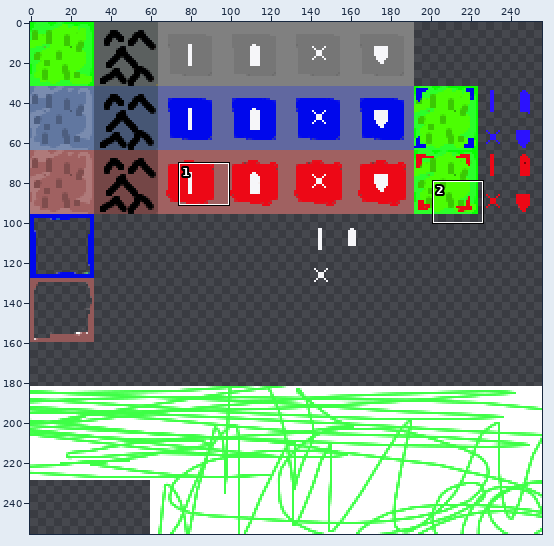
Two versions of one sprite sheet, assets/tiles.png. The picture above shows the old version from afar; the outline marks the close-up.
Close-up. Before the commit:
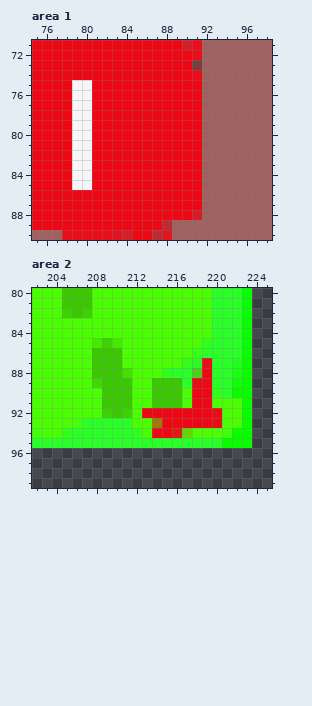
The file is 256x256 pixels. Pixels under 10% opacity are left out. Colours within 5 levels of each other are drawn and written as one. Shown: area 1: x 75..98, y 71..90; area 2: x 202..225, y 80..99. The commit also changed other parts of the picture, which this record leaves out.
The same view after the edit:
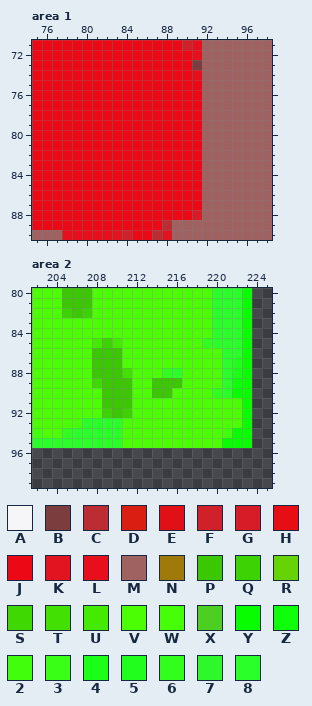
Palette (. is transparent): A #f6f6f9  B #7b3d3e  C #bc2c33  D #da1e12  E #e01016  F #d0212a  G #d81c27  H #e70d14  J #ed0816  K #e21420  L #e80e1b  M #a06161  N #9f790a  P #3bc803  Q #3dd203  R #65d305  S #3fd803  T #42e003  U #45ea03  V #4cfe03  W #46fe07  X #4ccf22  Y #08fe00  Z #0ffe09  2 #41fe0d  3 #39fe15  4 #1bfe17  5 #21fe1e  6 #32fe1e  7 #2ef82a  8 #2bff2a
Diff:
{"where": "area 1"}
{"y":75,"x":79,"old":"AA","new":"JJ"}
{"y":76,"x":79,"old":"AA","new":"JJ"}
{"y":77,"x":79,"old":"AA","new":"JJ"}
{"y":78,"x":79,"old":"AA","new":"JJ"}
{"y":79,"x":79,"old":"AA","new":"JJ"}
{"y":80,"x":79,"old":"AA","new":"JJ"}
{"y":81,"x":79,"old":"AA","new":"JJ"}
{"y":82,"x":79,"old":"AA","new":"JJ"}
{"y":83,"x":79,"old":"AA","new":"JJ"}
{"y":84,"x":79,"old":"AA","new":"JJ"}
{"y":85,"x":79,"old":"AA","new":"JJ"}
{"where": "area 2"}
{"y":86,"x":218,"old":"388","new":"VVV"}
{"y":87,"x":217,"old":"67L8","new":"VVVV"}
{"y":88,"x":217,"old":"8XJ8","new":"VVVV"}
{"y":89,"x":217,"old":"8EJ8","new":"VVVV"}
{"y":90,"x":216,"old":"P","new":"V"}
{"y":90,"x":218,"old":"JJ","new":"VV"}
{"y":91,"x":214,"old":"PPP","new":"VVV"}
{"y":91,"x":218,"old":"JJ","new":"VV"}
{"y":92,"x":213,"old":"JJJJJJJH","new":"VVVVVVVV"}
{"y":93,"x":211,"old":"8","new":"V"}
{"y":93,"x":214,"old":"NJJJJJH","new":"VVVVVVV"}
{"y":94,"x":211,"old":"86","new":"VV"}
{"y":94,"x":214,"old":"JJDR","new":"VVVV"}
{"y":95,"x":211,"old":"8888888888","new":"VVVVVVVVVV"}
{"label":"changed","picture_box":[72,80,92,190]}
{"label":"changed","picture_box":[122,348,222,448]}
